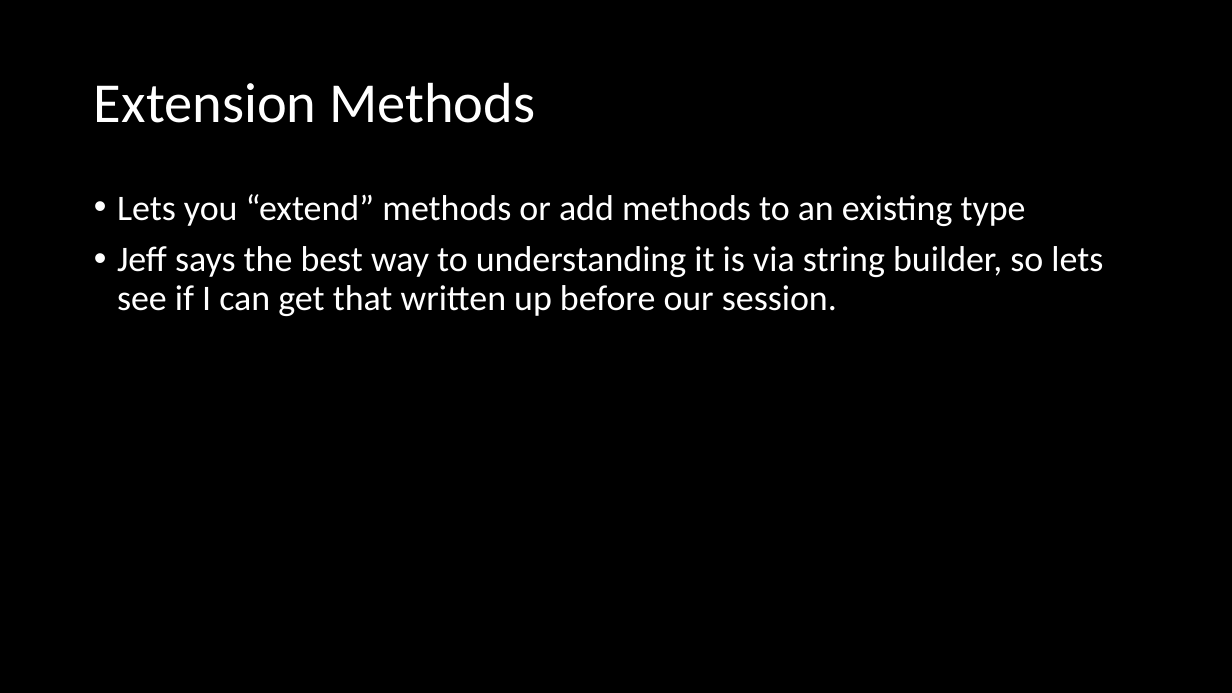
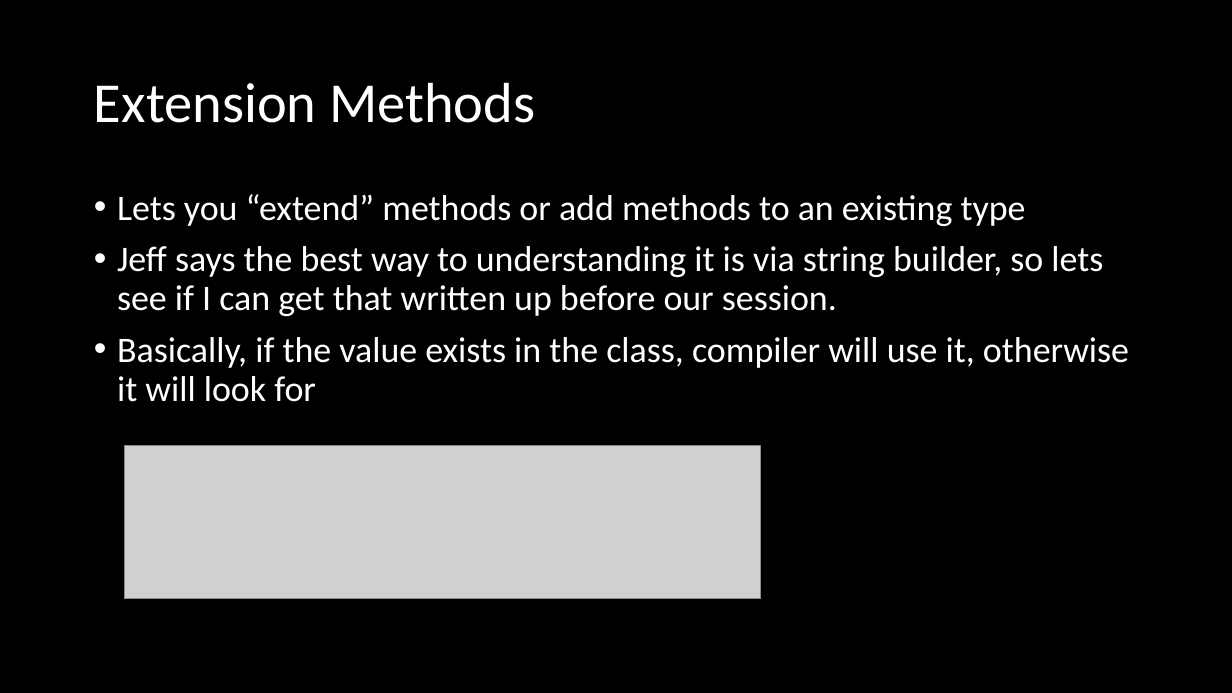
Before and after one commit to microsoft/Flash_University, a slide deck: slide 12 of CLR_via_CSharp/Chapter8/Methods.pptx. Drawn at 1232x693 pixels with LibreOffice and Linux fonts; fonts in the diff are those of the drawing; grey boxes stand for pictures. Boxes give left, top, right and bottom in pixels: in the first picture for what was removed or moved away, otherwise in the second. Text is boxed around its words. In the diff, an @@ line names an element or a change of style, - is before the commit and + after.

Commit message:
ppt

```diff
--- a/CLR_via_CSharp/Chapter8/Methods.pptx
+++ b/CLR_via_CSharp/Chapter8/Methods.pptx
@@ text at (x1=117, y1=337, x2=1129, y2=402): paragraph added @@
+• Basically, if the value exists in the class, compiler will use it, otherwise it will look for
@@ picture added at (x1=125, y1=446, x2=762, y2=600) @@
```
Also in this commit, not shown: 2 slides added.
